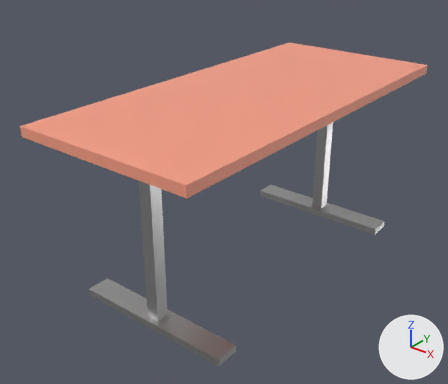
One commit to the glTF model desk.gltf: the scene before it, then after it.
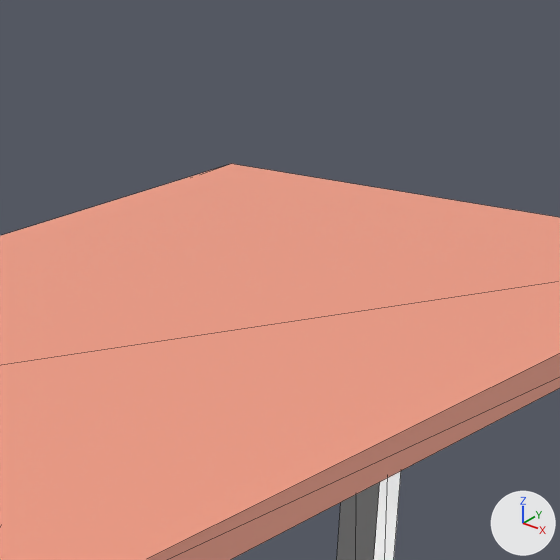
Each version is shown whole from a camera (50 mm lens) standing at (10.58, -14.67, 11.14) and looking at (-0.45, -0.89, 2.59), then close up on the part from 51% to 84% of the width and 0% to 38% of the height. The axes (+X, +Y, +Z) are drawn at lower right. The lights are the same throughout. The close-ups show mesh edges as thin lines. Where no turn or scale is listed for an object, it has been applied to the vertices. Vertices at the same position are counted once.

Names of what the first close-up shows: 'Desk'.
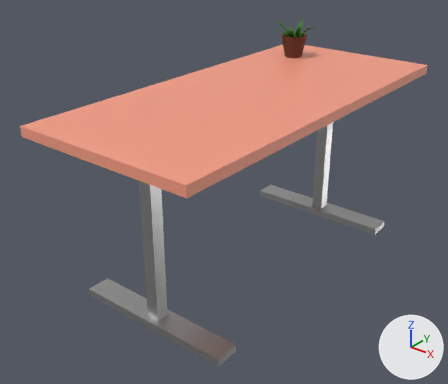
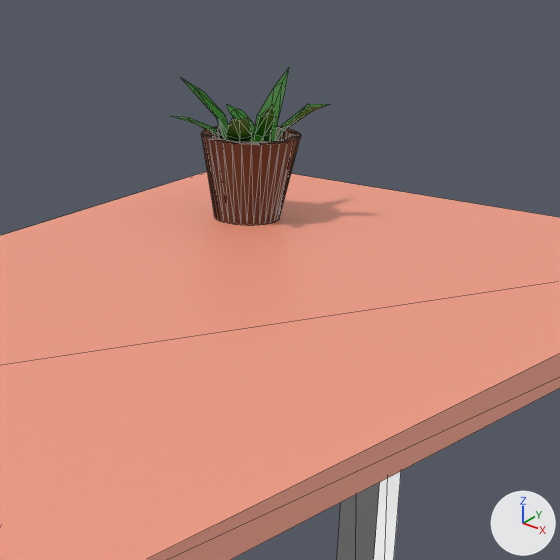
Changed parts and their boxes (x1, y1, x2, y2) in the close-ups (560 x 560 px):
'Desk', reshaped: before (0, 164, 560, 560); after (0, 68, 560, 560)
part 1 of me_cube_003, added (brown): after (172, 68, 330, 225)

The edits, one by one:
Material 'Pot' (mat_pot) is new.
Its base color is (0.124, 0.0394, 0.0161) (brown #633822).
Its roughness is 0.883.
Material 'Leaf' (mat_leaf) is new.
Its base color is (0.0135, 0.157, 0.0) (dark green #1f6e00).
Material 'Dirt' (mat_dirt) is new.
Its base color is (0.0111, 0.00424, 0.000525) (black #1b0e02).
Its roughness is 1.0.
me_cube_003 is used by ob_desk; location (0.0, -4.5, 0.0).
me_cube_003 had 40 vertices, 60 faces and spanned x -2.83..2.83, y -1.72..10.72, z -0.12..5.75.
me_cube_003 now has 302 vertices, 506 faces and spans x -2.83..2.83, y -1.72..10.72, z -0.12..7.02.
Part 1, on me_cube_003:
242 vertices are added at x -2.27..-0.82, y 8.1..9.55, z 5.74..7.02.
5 new vertices lie (0.05, -0.02, 0.0) away from vertices in x -1.56..-1.37, y 8.66..9.19, z 5.74..5.94.
5 new vertices lie (0.03, 0.04, 0.0) away from vertices in x -1.77..-1.28, y 8.71..9.03, z 5.81..6.4.
5 new vertices lie (0.03, -0.04, 0.0) away from vertices in x -1.67..-1.21, y 8.75..9.13, z 5.81..6.4.
5 new vertices lie (0.02, -0.05, 0.0) away from vertices in x -1.76..-1.23, y 8.83..8.99, z 5.74..5.94.
252 new faces join them, mat_pot (brown #633822).
126 new faces join them, mat_dirt (black #1b0e02).
68 new faces join them, mat_leaf (dark green #1f6e00).
me_cube_003 now uses material mat_pot (brown #633822).
me_cube_003 now uses material mat_dirt (black #1b0e02).
me_cube_003 now uses material mat_leaf (dark green #1f6e00).
